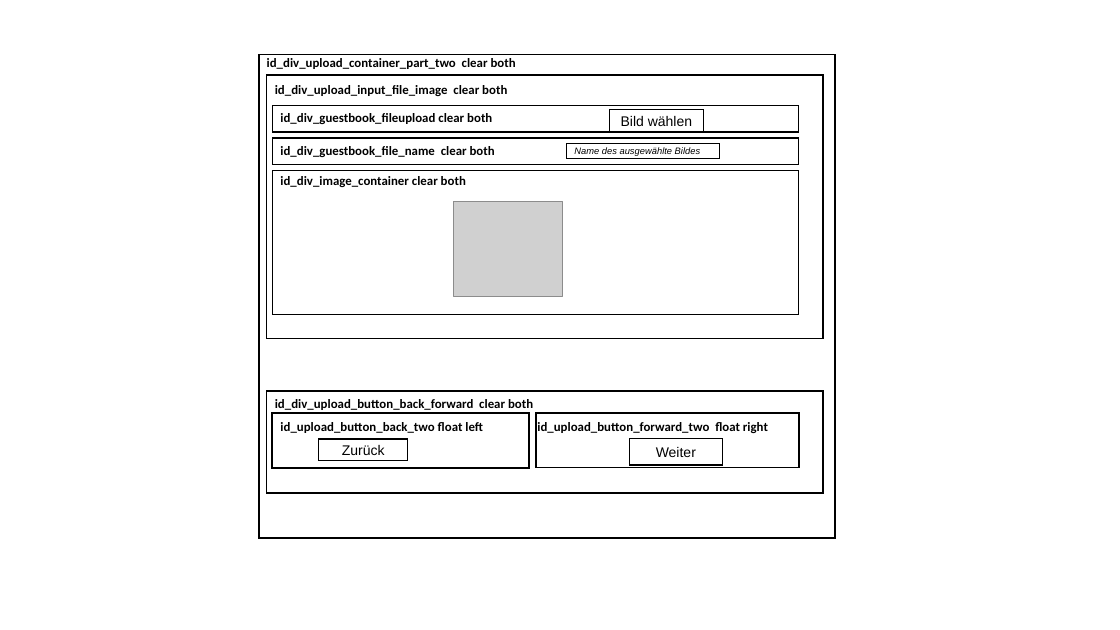
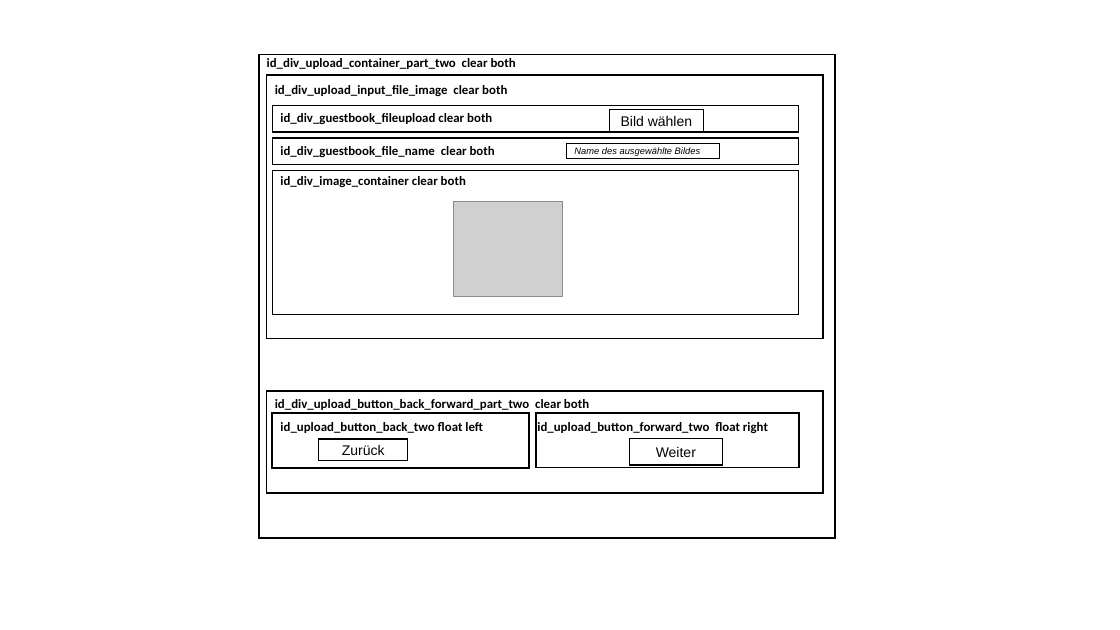
Before and after one commit to JazzLiveAarau/WwwGuestbook, a slide deck: slide 5 of Description/JazzGuestsUpload.pptx. Drawn at 1120x630 pixels with LibreOffice and Linux fonts; fonts in the diff are those of the drawing; grey boxes stand for pictures. Boxes give left, top, right and bottom in pixels: in the first picture for what was removed or moved away, otherwise in the second. Text is boxed around its words. In the diff, an @@ line names an element or a change of style, - is before the commit and + after.

Commit message:
Buttons back and forward implemented

```diff
--- a/Description/JazzGuestsUpload.pptx
+++ b/Description/JazzGuestsUpload.pptx
@@ text at [275,399,589,410]: text changed @@
-id_div_upload_button_back_forward clear both
+id_div_upload_button_back_forward_part_two clear both
```
Also in this commit, not shown: 7 other files.
